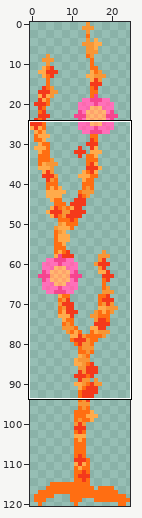
One commit to this sprite sheet: sprites/misc/trees/orange/tree_21.png. The first picture is a wide view before the edit; the outline marks the close-up.
Close-up. Earlier state:
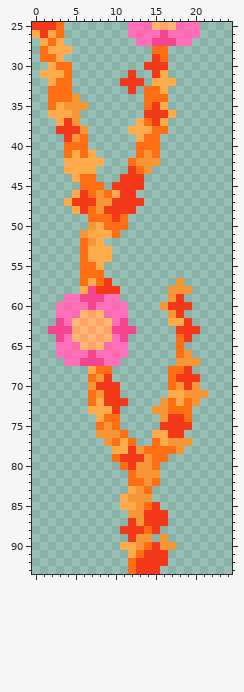
The file is 25x121 pixels. Shown: x 0..24, y 25..93.
The result:
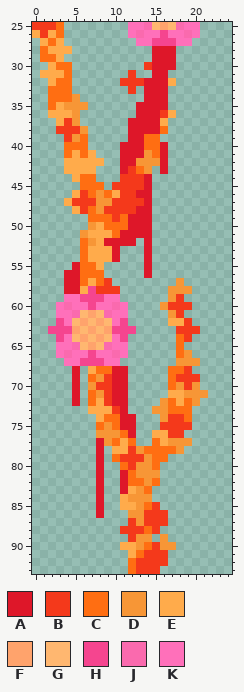
Palette (. is transparent): A #de1729  B #f4391b  C #ff6e12  D #f79636  E #ffab4b  F #ffa36c  G #ffb770  H #f5458f  J #fa6aae  K #ff70ba
Difference:
The edit adds colour A in rows 28 to 30 at x 17; in row 32 at x 14; in rows 35 to 36 at x 13; in row 37 at x 12; in row 39 at x 12; in rows 40 to 41 at x 11 to 12 and 16.
The edit adds colour A in rows 42 to 43 at x 11 and 16; in rows 44 to 45 at x 14; in row 46 at x 13 to 14; in row 47 at x 14; in row 48 at x 13 to 14; in rows 49 to 50 at x 12 to 14.
The edit adds colour A in row 51 at x 11 to 14; in row 52 at x 9 to 12 and 14; in rows 53 to 54 at x 10 and 14; in row 55 at x 5 and 14; in row 56 at x 4 to 5 and 14; in rows 57 to 58 at x 4 to 5.
The edit adds colour A in rows 68 to 69 at x 5 and 10 to 11; in rows 70 to 71 at x 5 and 11; in row 72 at x 5; in row 73 at x 11; in rows 74 to 75 at x 11 to 12; in row 76 at x 12.
The edit adds colour A in rows 77 to 80 at x 8; in rows 81 to 83 at x 8 and 11; in rows 84 to 86 at x 8.
Colour B gives way to colour A in row 29 at x 15; in row 30 at x 15 to 16; in row 31 at x 15; in row 35 at x 15; in row 36 at x 14 to 15; in row 37 at x 15.
Colour B gives way to colour A in rows 70 to 71 at x 10; in row 72 at x 10 to 11.
Colour C gives way to colour A in row 28 at x 15 to 16; in row 29 at x 16; in row 33 at x 14 to 15; in row 34 at x 14 to 16; in row 35 at x 14; in row 37 at x 14.
Colour C gives way to colour A in row 38 at x 15; in rows 40 to 41 at x 13; in row 42 at x 12.
Colour E gives way to colour A in row 31 at x 16; in row 32 at x 15 to 16; in row 33 at x 16; in row 35 at x 16; in row 37 at x 13; in row 38 at x 12 to 14.
Colour E gives way to colour A in row 39 at x 13.
Changed places in both close-ups, as pixel boxes (x1, y1, x2, y2):
changed: (104, 46, 176, 278)
added: (64, 262, 80, 294)
added: (72, 366, 80, 406)
changed: (96, 366, 136, 518)
